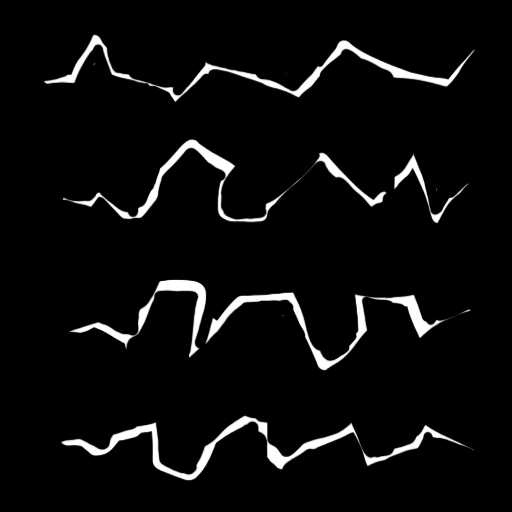
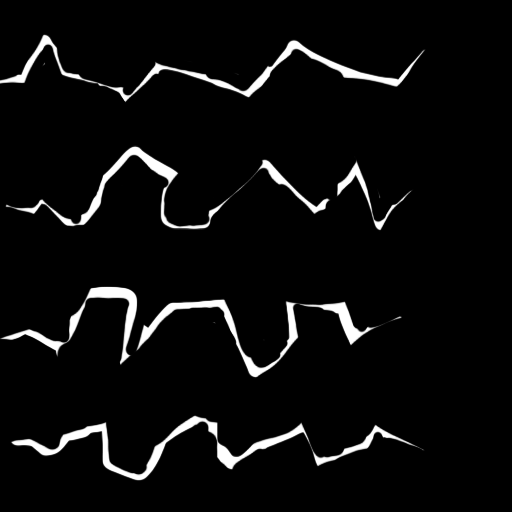
Revision of a layered 512 × 512 image; what changed, layer by layer:
painted on "Layer 3" over (0, 34, 476, 481)
